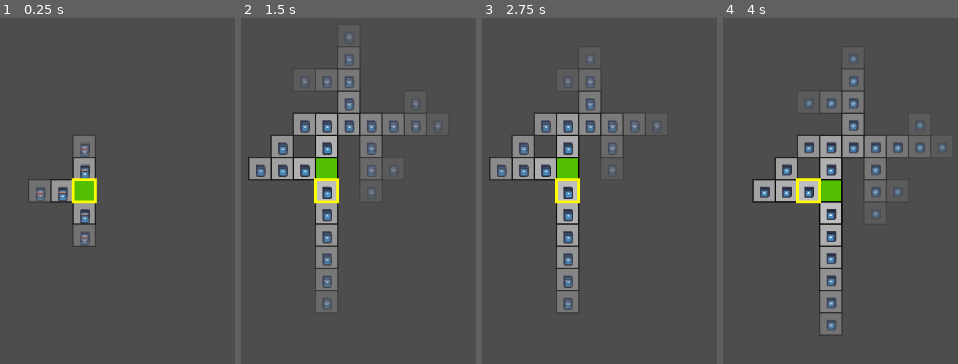
Above: before the commit, frames 1-4 (left to right).
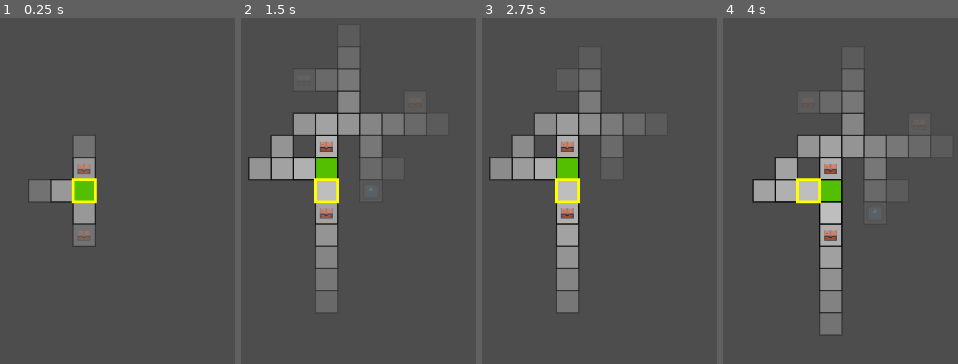
Above: after the commit, the same moments.

Repository: jhaakma/maze_game
Game: Godot game, scene res://Main.tscn
Same seed, same stepped clock (60 frames per second), same inputs: the game is played once before the commit and once after it. The engine's default icon, where the game draws it, is replaced by a stand-in: a white triangle on a blue panel in a dark square.
Inputs:
- Up to frame 1 (0.25 s): no input
- Up to frame 2 (1.5 s): tap Enter (ui_accept) at 0.5, 0.77, 1.25 s; hold D (move_right) 0.53-1.28 s; hold S (move_down) from 1.28 s (still down)
- Up to frame 3 (2.75 s): tap Enter (ui_accept) at 1.52, 2 s; release S (move_down) at 2.03 s; hold D (move_right) from 2.03 s (still down)
- Up to frame 4 (4 s): tap Enter (ui_accept) at 2.75, 3.02, 3.5, 3.77 s; release D (move_right) at 2.78 s; hold W (move_up) 2.78-3.53 s; hold A (move_left) from 3.53 s (still down)

The runs differ from the first frame. In frame 1, 1.0% of the frame differs, in the area x 15-39%, y 36-66%; in frame 2, 3.4%, in the area x 6-85%, y 4-85%; in frame 3, 2.9%; in frame 4, 3.4%.

Commit message:
Fix room rendering, ensure rooms are duplicates

Diff:
--- a/Enemies/Slime/slime_enemy.tres
+++ b/Enemies/Slime/slime_enemy.tres
@@ -1,7 +1,8 @@
-[gd_resource type="Resource" script_class="Enemy" load_steps=3 format=3]
+[gd_resource type="Resource" script_class="Enemy" load_steps=3 format=3 uid="uid://c0d1q2c4uqejf"]
 
 [ext_resource type="Script" path="res://Entities/Enemy.gd" id="1"]
-[ext_resource type="Texture2D" path="res://icon.svg" id="2"]
+[ext_resource type="Texture2D" uid="uid://ps6te5lfowo5" path="res://icon.svg" id="2"]
+
 [resource]
 script = ExtResource("1")
 name = "Slime"
--- a/Main.tscn
+++ b/Main.tscn
@@ -1,12 +1,13 @@
-[gd_scene load_steps=8 format=3 uid="uid://dv17qr5akn2xf"]
+[gd_scene load_steps=10 format=3 uid="uid://dv17qr5akn2xf"]
 
 [ext_resource type="Script" uid="uid://c0b70vaq8ime7" path="res://main.gd" id="1_glv2v"]
 [ext_resource type="PackedScene" uid="uid://b56xordbbvcq0" path="res://MazeGenerator/MazeVisualiser.tscn" id="2_r0du0"]
 [ext_resource type="PackedScene" uid="uid://bibxrhj7eydpo" path="res://MazeGenerator/MazeGenerator.tscn" id="3_cm0pq"]
-[ext_resource type="Script" uid="uid://bc45bp2ccmjdm" path="res://Rooms/Room.gd" id="4_3dxm6"]
+[ext_resource type="Script" path="res://Entities/Item.gd" id="4_03owx"]
 [ext_resource type="PackedScene" uid="uid://de7e471aj42si" path="res://Player/Player.tscn" id="4_cm0pq"]
 [ext_resource type="Resource" path="res://Items/Chest/chest_item.tres" id="5_chest"]
-[ext_resource type="Resource" path="res://Enemies/Slime/slime_enemy.tres" id="6_slime"]
+[ext_resource type="Resource" uid="uid://cinw8hoxdgfwp" path="res://Enemies/Slime/slime_enemy.tres" id="6_slime"]
+[ext_resource type="Script" path="res://Entities/Enemy.gd" id="6_wkp8b"]
 [ext_resource type="Script" uid="uid://bx85nu0nabb6q" path="res://camera_2d.gd" id="7_lgr22"]
 
 [node name="Main" type="Node2D" node_paths=PackedStringArray("generator", "visualiser", "player")]
@@ -30,9 +31,8 @@
 bounds_min = Vector2i(-10, -8)
 bounds_max = Vector2i(10, 8)
 same_direction_chance = 0.8
-room_types = Array[ExtResource("4_3dxm6")]([])
-item_types = Array[ExtResource("5_chest")]([ExtResource("5_chest")])
-enemy_types = Array[ExtResource("6_slime")]([ExtResource("6_slime")])
+item_types = Array[ExtResource("4_03owx")]([ExtResource("5_chest")])
+enemy_types = Array[ExtResource("6_wkp8b")]([ExtResource("6_slime")])
 
 [node name="Player" parent="." instance=ExtResource("4_cm0pq")]
 
--- a/MazeGenerator/maze_generator.gd
+++ b/MazeGenerator/maze_generator.gd
@@ -91,7 +91,7 @@
             walker.dir = dir
 
         var next_position: Vector2i = walker.pos + dir
-        maze_data.maze[next_position] = room_empty
+        maze_data.maze[next_position] = room_empty.duplicate()  # Place an empty room at the next position
         walkers.append(Walker.new(next_position, dir))
         walker.pos = next_position
 
--- a/MazeGenerator/maze_visualiser.gd
+++ b/MazeGenerator/maze_visualiser.gd
@@ -67,15 +67,14 @@
             draw_texture_rect(icon, Rect2(icon_pos, icon_size), false, icon_color)
 
         # Draw entity icons
-        var ent_index := 0
         for ent in room.entities:
             if ent.icon:
-                var e_size = Vector2(cell_size, cell_size) * 0.4
-                var offset = Vector2(ent_index % 2, ent_index / 2) * (e_size * 0.1)
-                var e_pos = Vector2(pos) * cell_size + (Vector2(cell_size, cell_size) - e_size) / 2.0 + offset
-                var e_color = Color(1,1,1, alpha)
-                draw_texture_rect(ent.icon, Rect2(e_pos, e_size), false, e_color)
-                ent_index += 1
+                var ent_icon = ent.icon
+                var ent_icon_size = Vector2(cell_size, cell_size) * 0.8
+                var ent_icon_pos = Vector2(pos) * cell_size + (Vector2(cell_size, cell_size) - ent_icon_size) / 2.0
+                var ent_icon_color = Color(1, 1, 1, alpha)  # White with the same alpha
+                draw_texture_rect(ent_icon, Rect2(ent_icon_pos, ent_icon_size), false, ent_icon_color)
+
 
 
     # Draw player at their current position
--- a/Rooms/room_empty.tres
+++ b/Rooms/room_empty.tres
@@ -1,5 +1,6 @@
-[gd_resource type="Resource" script_class="Room" load_steps=2 format=3 uid="uid://chnguorn623j6"]
+[gd_resource type="Resource" script_class="Room" load_steps=3 format=3 uid="uid://chnguorn623j6"]
 
+[ext_resource type="Script" path="res://Entities/Entity.gd" id="1_j47b1"]
 [ext_resource type="Script" uid="uid://bc45bp2ccmjdm" path="res://Rooms/Room.gd" id="1_y3ikn"]
 
 [resource]
@@ -7,4 +8,6 @@
 color = Color(0.745098, 0.745098, 0.745098, 1)
 description = "A generic room."
 empty = true
+spawn_chance = 1.0
+entities = Array[ExtResource("1_j47b1")]([])
 metadata/_custom_type_script = "uid://bc45bp2ccmjdm"
